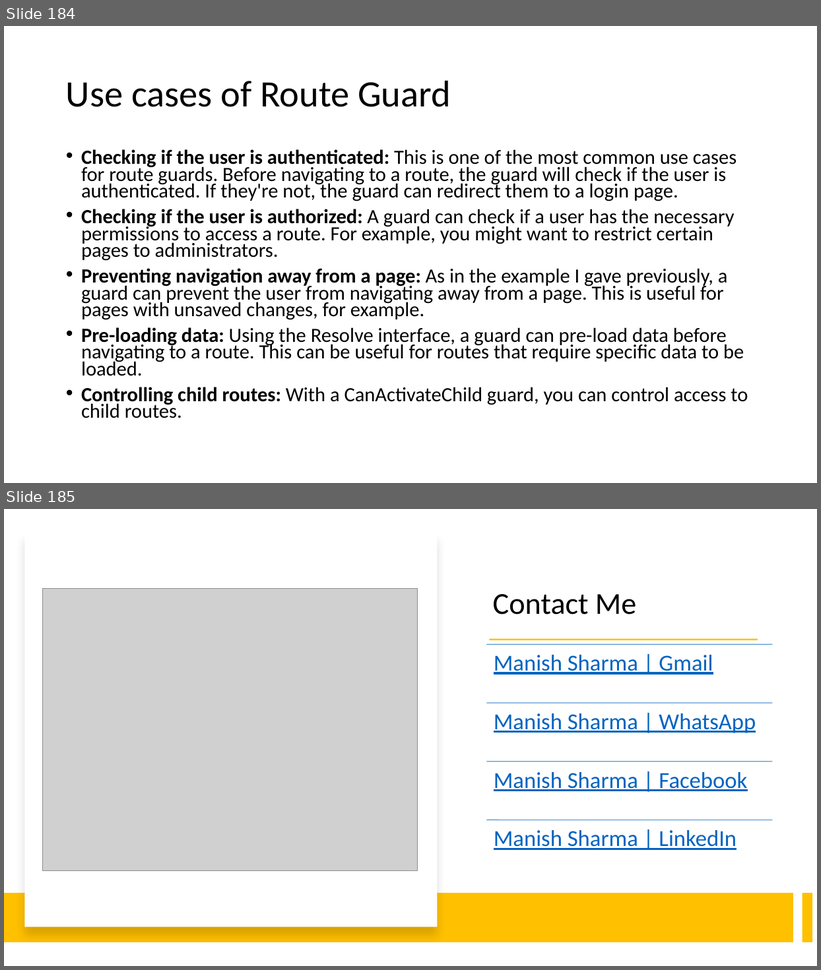
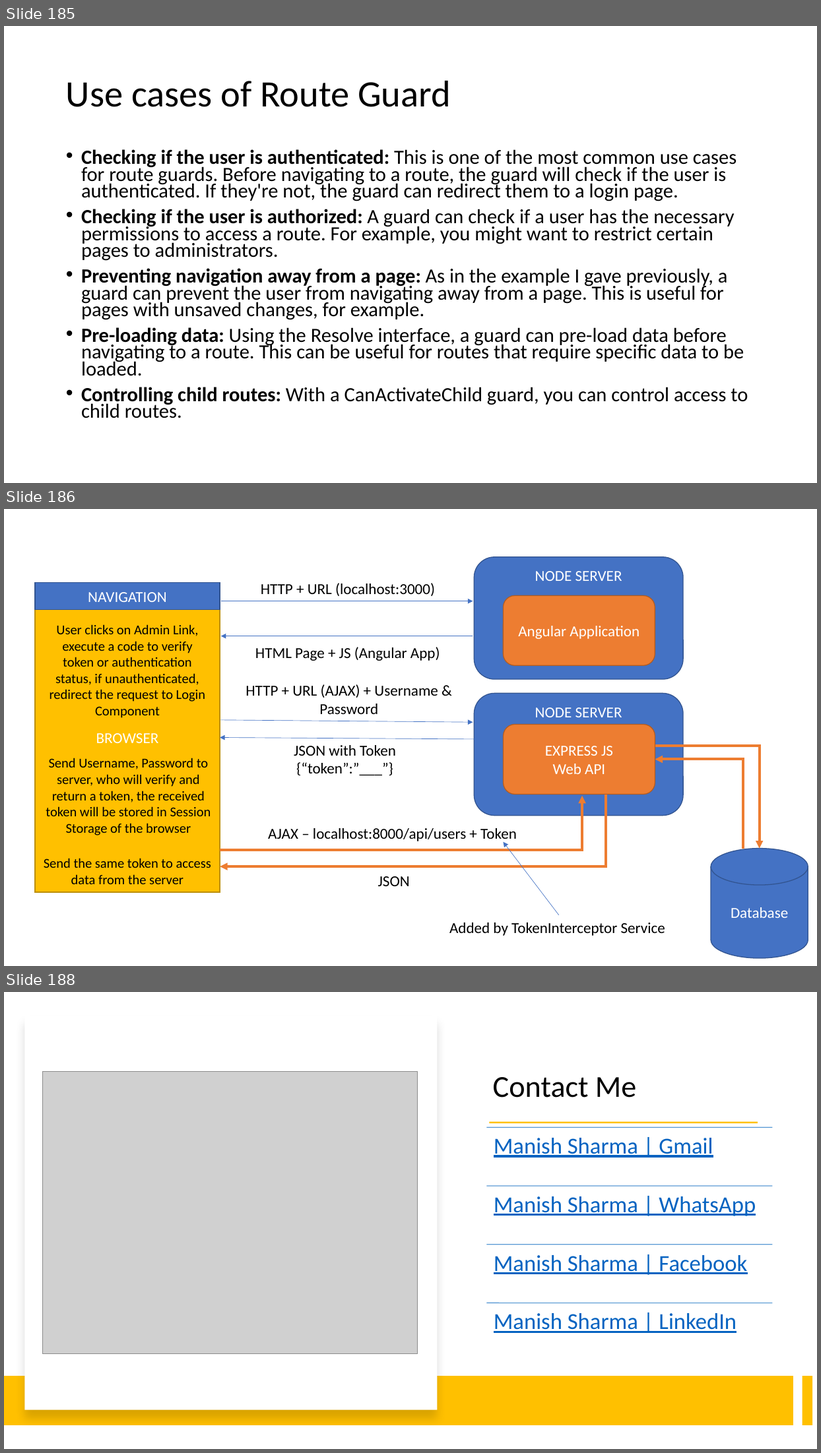
Before and after one commit to explore-with-manish/BFL_Byte_Jul23, a slide deck: Ng-Byte.pptx. Shown one above the other, each under a label of ours: slides 184 and 185 before the commit, slides 185, 186 and 188 after it; the slides between them are not shown. The pictures are 821x970 and 821x1453 pixels, drawn with LibreOffice and Linux fonts; fonts in the diff are those of the drawing; grey boxes stand for pictures. Boxes give left, top, right and bottom in pixels: in the first picture for what was removed or moved away, otherwise in the second. Text is boxed around its words. In the diff, an @@ line names an element or a change of style, - is before the commit and + after.

```diff
--- a/Ng-Byte.pptx
+++ b/Ng-Byte.pptx
@@ slide 186 added at box(4, 509, 817, 966), background #FFFFFF @@
@@ rounded rectangle added at box(475, 557, 684, 680), fill #4472C4, outline #325491 1 pt, 18 pt, text #FFFFFF @@
+NODE SERVER
@@ rectangle added at box(35, 583, 220, 892), fill #FFC000, outline #BD8E00 1 pt, 18 pt, text #FFFFFF @@
+BROWSER
@@ rectangle added at box(35, 583, 220, 609), fill #4472C4, outline #325491 1 pt, 18 pt, text #FFFFFF @@
+NAVIGATION
@@ text added at box(261, 583, 435, 596), 18 pt, text #000000 @@
+HTTP + URL (localhost:3000)
@@ arrow added from (221, 601) to (473, 601), #4472C4 0.5 pt @@
@@ rounded rectangle added at box(504, 595, 655, 666), fill #ED7D31, outline #AF5C24 1 pt, 18 pt, text #FFFFFF @@
+Angular Application
@@ text added at box(50, 625, 206, 718), 16 pt, text #000000 @@
+User clicks on Admin Link, execute a code to verify token or authentication status, if unauthenticated, redirect the request to Login Component
@@ arrow added from (473, 636) to (221, 636), #4472C4 0.5 pt @@
@@ text added at box(255, 647, 440, 661), 18 pt, text #000000 @@
+HTML Page + JS (Angular App)
@@ text added at box(246, 685, 438, 714), 18 pt, text #000000 @@
+HTTP + URL (AJAX) + Username & Password
@@ rounded rectangle added at box(475, 693, 684, 816), fill #4472C4, outline #325491 1 pt, 18 pt, text #FFFFFF @@
+NODE SERVER
@@ arrow added from (220, 720) to (473, 722), #4472C4 0.5 pt @@
@@ rounded rectangle added at box(504, 724, 655, 795), fill #ED7D31, outline #AF5C24 1 pt, 18 pt, text #FFFFFF @@
+EXPRESS JS
+Web API
@@ arrow added from (475, 739) to (220, 738), #4472C4 0.5 pt @@
@@ text added at box(294, 745, 396, 776), 18 pt, text #000000 @@
+JSON with Token
+{“token”:”___”}
@@ text added at box(46, 758, 211, 836), 16 pt, text #000000 @@
+Send Username, Password to server, who will verify and return a token, the received token will be stored in Session Storage of the browser
@@ elbow arrow added from (649, 747) to (760, 849), #ED7D31 3 pt @@
@@ elbow arrow added from (743, 849) to (655, 760), #ED7D31 3 pt @@
@@ elbow arrow added from (220, 850) to (582, 796), #ED7D31 3 pt @@
@@ elbow arrow added from (607, 796) to (220, 867), #ED7D31 3 pt @@
@@ text added at box(268, 828, 517, 844), 18 pt, text #000000 @@
+AJAX – localhost:8000/api/users + Token
@@ arrow added from (559, 916) to (504, 842), #4472C4 0.5 pt @@
@@ text added at box(44, 858, 211, 885), 16 pt, text #000000 @@
+Send the same token to access data from the server
@@ cylinder added at box(711, 849, 808, 958), fill #4472C4, outline #325491 1 pt, 18 pt, text #FFFFFF @@
+Database
@@ text added at box(378, 877, 410, 887), 18 pt, text #000000 @@
+JSON
@@ text added at box(450, 923, 665, 936), 18 pt, text #000000 @@
+Added by TokenInterceptor Service
@@ what was slide 184 is now slide 185 @@
@@ what was slide 185 is now slide 188 @@
```
Also in this commit, not shown: 1 slide changed, 2 other slides added, 10 other files.
